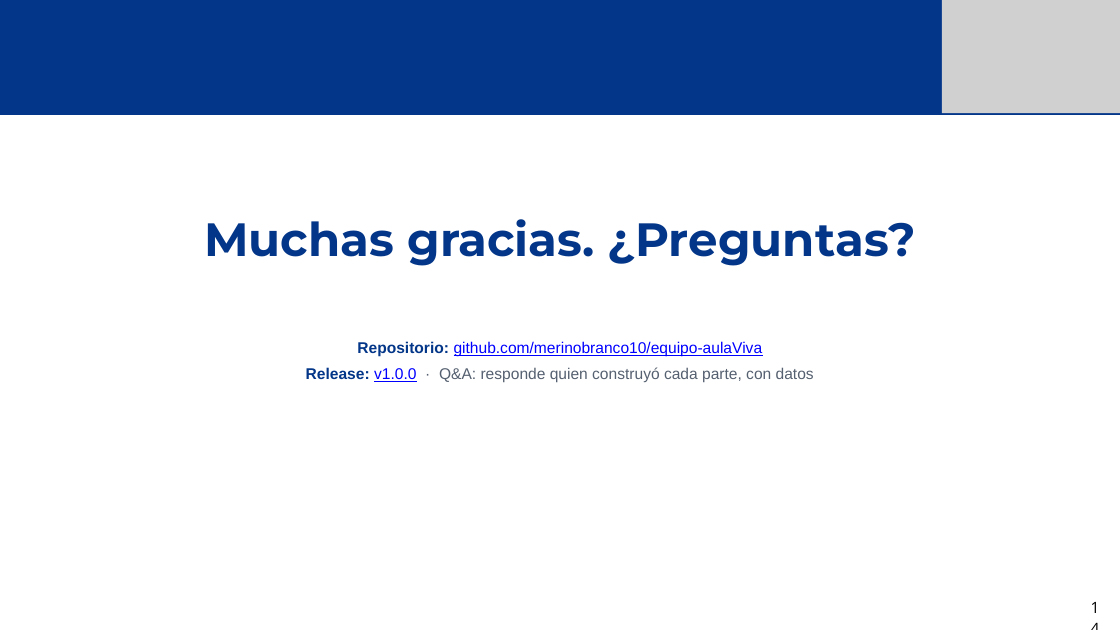
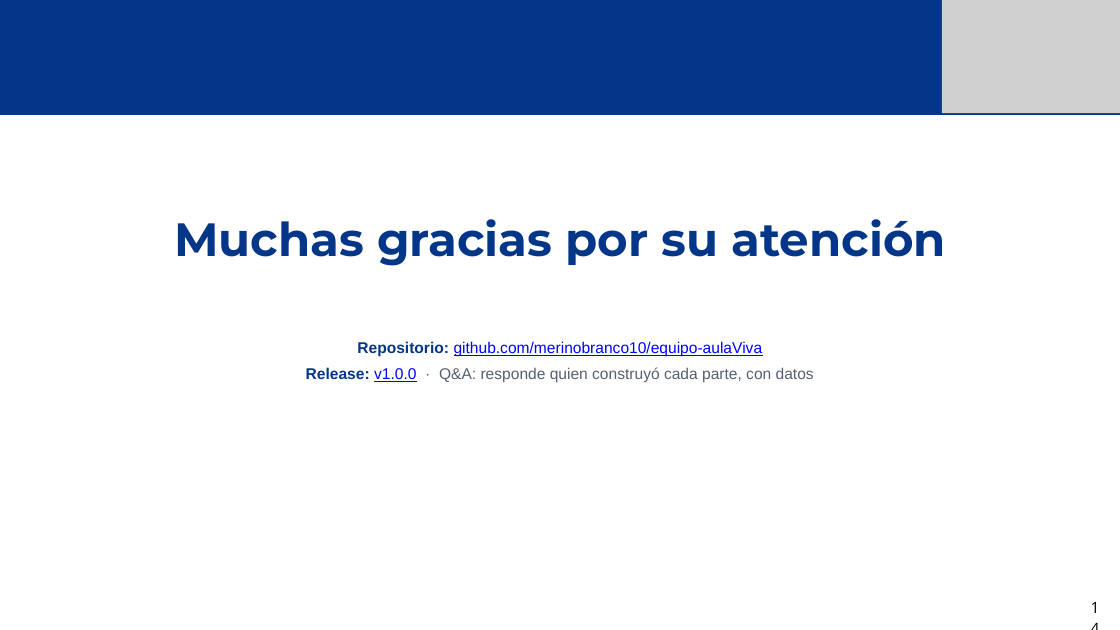
Before and after one commit to merinobranco10/equipo-aulaViva, a slide deck: slide 14 of docs/defensa/AulaViva_S18_Defensa_Deck.pptx. Drawn at 1120x630 pixels with LibreOffice and Linux fonts; fonts in the diff are those of the drawing; grey boxes stand for pictures. Boxes give left, top, right and bottom in pixels: in the first picture for what was removed or moved away, otherwise in the second. Text is boxed around its words. In the diff, an @@ line names an element or a change of style, - is before the commit and + after.

```diff
--- a/docs/defensa/AulaViva_S18_Defensa_Deck.pptx
+++ b/docs/defensa/AulaViva_S18_Defensa_Deck.pptx
@@ text at [174,219,945,266]: text changed @@
-Muchas gracias. ¿Preguntas?
+Muchas gracias por su atención
```
Also in this commit, not shown: 13 other slides changed, 2 other files.
